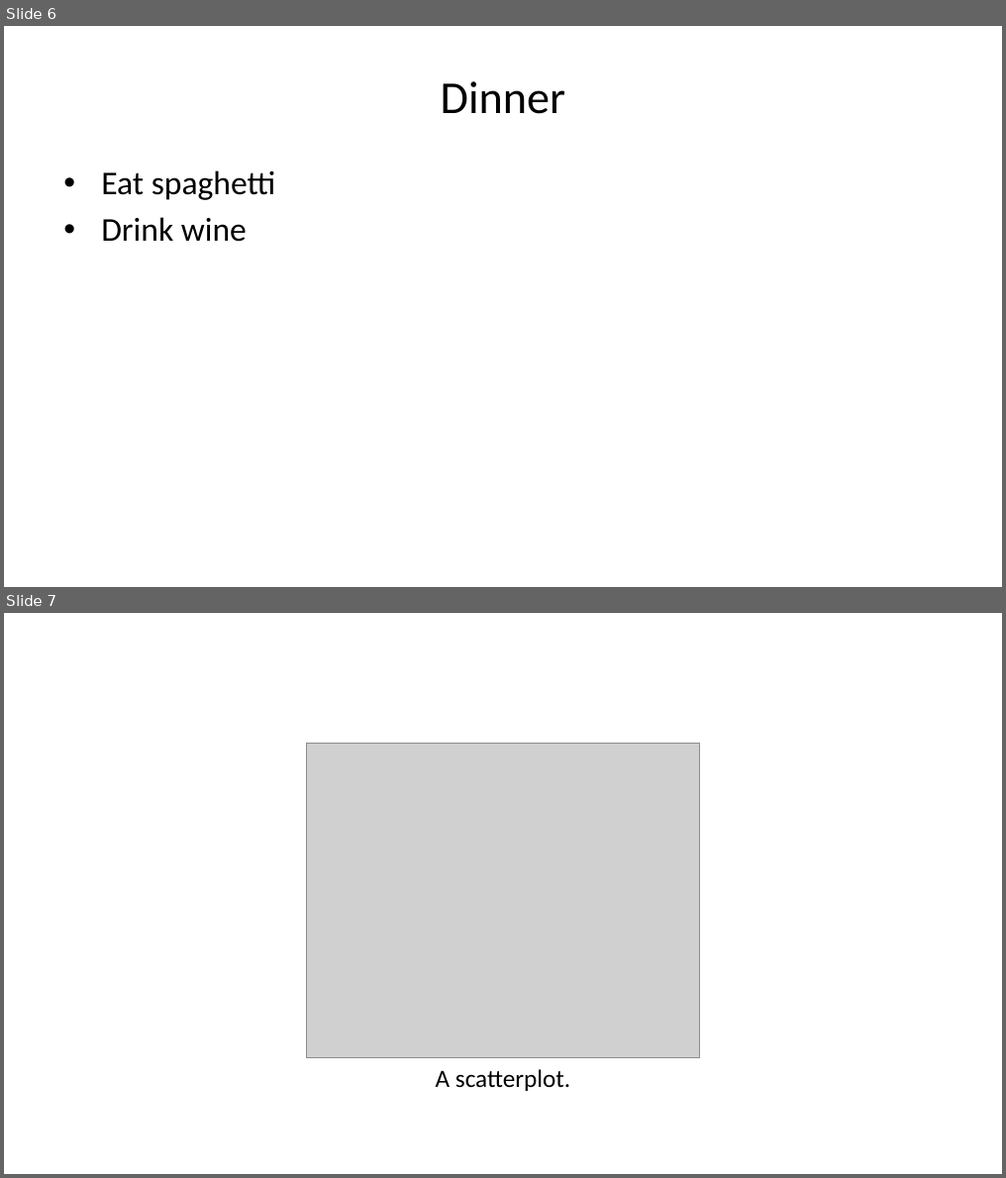
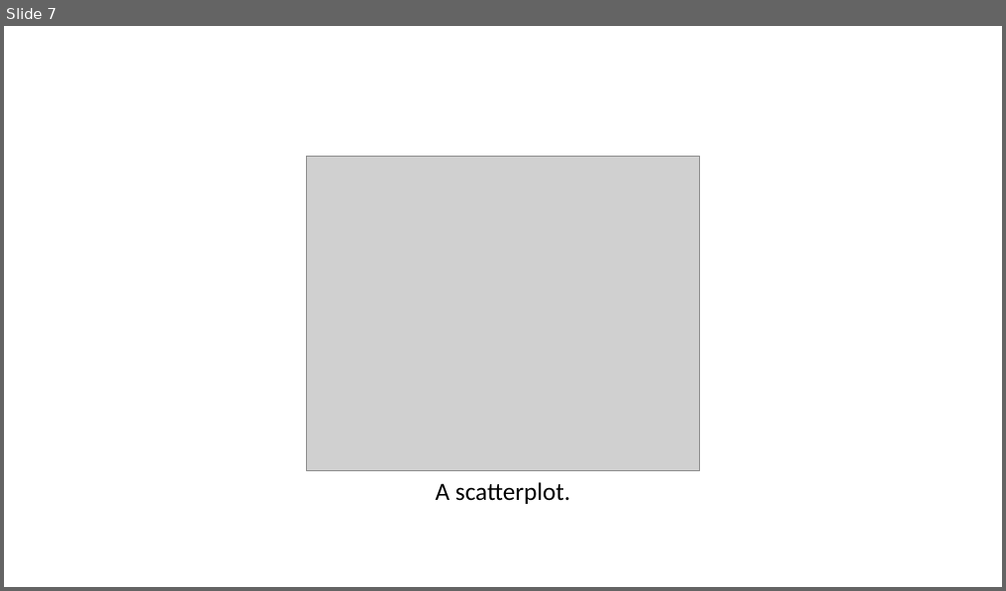
Before and after one commit to LASPUMSS/INVESTIGACION-PARA-OBTENER-EL-GRADO-DE-LICENCIATURA-EN-INGENIERIA-FINANCIERA-UMSS, a slide deck: RECURSOS-INVESTIGACION/PRESENTACION/PRESENTACION.pptx. Shown one above the other, each under a label of ours: slides 6 and 7 before the commit, slide 7 after it. The pictures are 1006x1178 and 1006x591 pixels, drawn with LibreOffice and Linux fonts; fonts in the diff are those of the drawing; grey boxes stand for pictures. Boxes give left, top, right and bottom in pixels: in the first picture for what was removed or moved away, otherwise in the second. Text is boxed around its words. In the diff, an @@ line names an element or a change of style, - is before the commit and + after.

```diff
--- a/RECURSOS-INVESTIGACION/PRESENTACION/PRESENTACION.pptx
+++ b/RECURSOS-INVESTIGACION/PRESENTACION/PRESENTACION.pptx
@@ slide 6 removed at [4,26,1002,587], background #FFFFFF @@
@@ title removed at [441,81,566,114] @@
-Dinner
@@ text removed at [101,171,276,242] @@
-• Eat spaghetti
-• Drink wine
```
Also in this commit, not shown: 7 slides added, 6 other slides removed, 1 other file.
